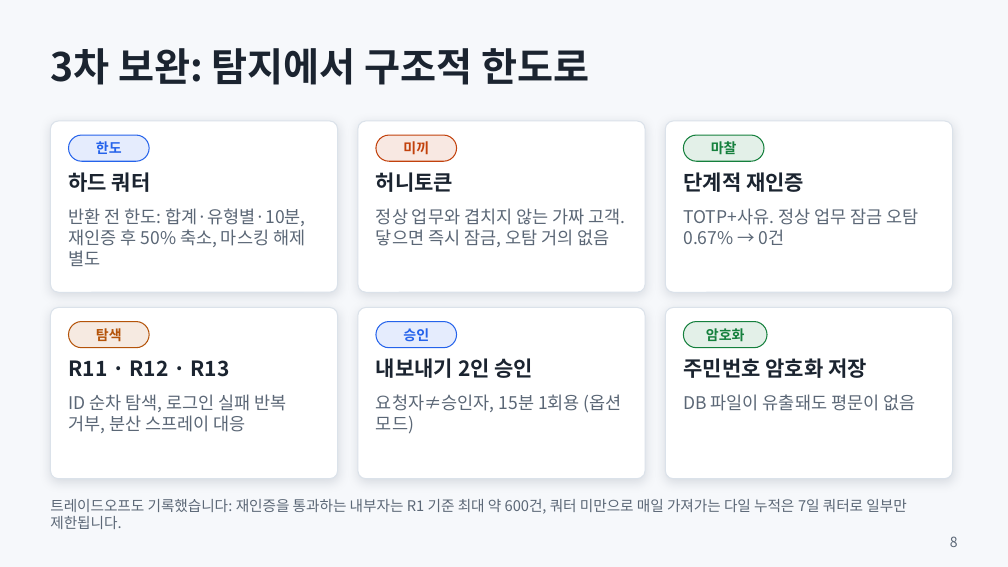
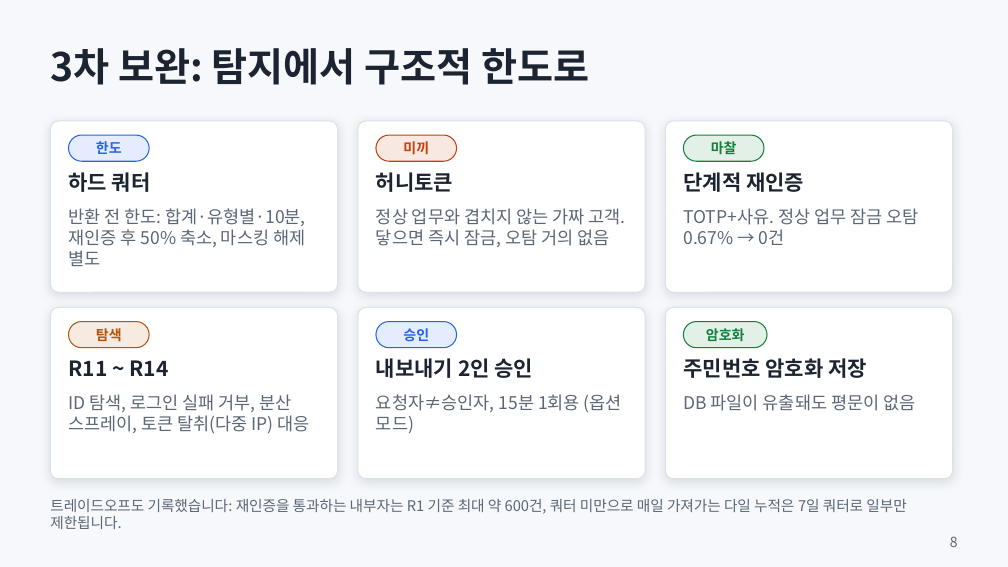
Before and after one commit to shk12170-dev/Defense-follow, a slide deck: slide 8 of docs/presentation.pptx. Drawn at 1008x567 pixels with LibreOffice and Linux fonts; fonts in the diff are those of the drawing. Boxes give left, top, right and bottom in pixels: in the first picture for what was removed or moved away, otherwise in the second. Text is boxed around its words. In the diff, an @@ line names an element or a change of style, - is before the commit and + after.

```diff
--- a/docs/presentation.pptx
+++ b/docs/presentation.pptx
@@ text at (69, 360, 168, 376): text changed @@
-R11 · R12 · R13
+R11 ~ R14
@@ text at (69, 394, 310, 434): text changed @@
-ID 순차 탐색, 로그인 실패 반복 거부, 분산 스프레이 대응
+ID 탐색, 로그인 실패 거부, 분산 스프레이, 토큰 탈취(다중 IP) 대응
```
Also in this commit, not shown: 5 other slides changed, 1 slide added, 13 other files.
